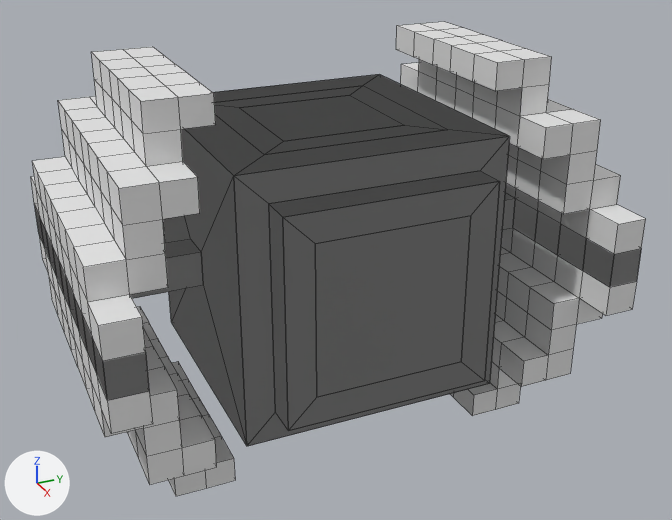
A saved change to the Blender file game_first/Assets/модельки/бленд модели/Дрон 2.blend.
Both versions are drawn from a camera (50 mm lens) standing at (6.19, -2.65, 2.9) and looking at (0.11, 0.08, -0.14). The axes (+X, +Y, +Z) are drawn at lower left. The lights are the same throughout. The first picture is the older version. Mesh edges are drawn as thin lines. Objects named as collision shapes, trigger or cutter boxes, shadow casters or lower levels of detail are left out.

Names of what the first picture shows: 'dron'.
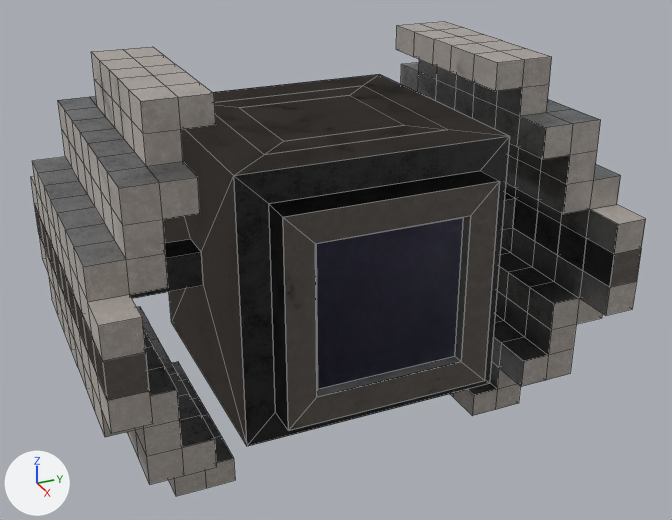
Where the newer file only moved an object's origin or applied its transform, the numbers keep the older frame.

Edits to the bpy script that builds the scene:
```text
Add mat_shadow_strong:
    mat_shadow_strong = bpy.data.materials.new('shadow strong')
    # nodes: BsdfMetallic, OutputMaterial, TexNoise, ValToRGB
    # colours: dark grey #333333, grey #8b8b8b
Add mat_main_color:
    mat_main_color = bpy.data.materials.new('main color ')
    # nodes: BsdfMetallic, OutputMaterial, TexNoise, ValToRGB
    # colours: grey #888888, white #ffffff
Add mat_shadow:
    mat_shadow = bpy.data.materials.new('shadow')
    # nodes: BsdfMetallic, OutputMaterial, TexNoise, ValToRGB
    # colours: dark grey #646464, grey #a4a4a4
Add mat_glass:
    mat_glass = bpy.data.materials.new('glass')
    mat_glass.use_nodes = True; mat_glass.node_tree.nodes.clear()
    _N = mat_glass.node_tree.nodes; _L = mat_glass.node_tree.links
    n0 = _N.new('ShaderNodeOutputMaterial'); n0.name = 'Material Output'
    n1 = _N.new('ShaderNodeBsdfGlass'); n1.name = 'Glass BSDF'
    n1.inputs[0].default_value = (0.894, 0.878, 1.0, 1.0)  # 'Color', white #f3f1ff
    n1.inputs[1].default_value = 0.2  # 'Roughness'
    n1.inputs[2].default_value = 0.8  # 'IOR'
    _L.new(n1.outputs[0], n0.inputs[0])  # 'BSDF' to 'Surface'
Change me_cube:
    used by ob_dron; location = (0.0, 0.0, 0.0)
    verts and faces of me_cube; kept vertices keep their numbers, new ones are numbered from 212
    before: 12 (1.24, 0.57, 0.57) at pixel (470, 215), 13 (1.24, 0.57, -0.57) at pixel (461, 361), 14 (1.24, -0.57, 0.57) at pixel (315, 243), 15 (1.24, -0.57, -0.57) at pixel (316, 397)
    remove me_cube.from_pydata(...)  # 212 vertices, 210 faces; spans x -1.38..1.39, y -1.97..1.0, z -1.0..1.46
    add me_cube.from_pydata(...)  # 216 vertices, 214 faces; spans x -1.38..1.39, y -1.97..1.0, z -1.0..1.46
    me_cube part 1
    add delete_faces([(12, 14, 15, 13)])
    add verts[212] = (1.19, 0.54, 0.54)  # pixel (463, 217)
    add verts[213] = (1.19, 0.54, -0.54)  # pixel (454, 356)
    add verts[214] = (1.19, -0.54, 0.54)  # pixel (316, 243)
    add verts[215] = (1.19, -0.54, -0.54)  # pixel (317, 389)
    add faces += [(12, 212, 213, 13), (13, 213, 215, 15), (14, 15, 215, 214), (12, 14, 214, 212)]  # mat_shadow
    add faces += [(212, 214, 215, 213)]  # mat_glass
    me_cube part 2: 119 faces spanning x -1.38..1.39, y -1.97..1.0, z -1.0..1.46 switch from mat_material (white #e7e7e7) to mat_main_color
    me_cube part 3: 71 faces spanning x -1.38..1.39, y -1.97..1.0, z -1.0..1.26 switch from mat_material (white #e7e7e7) to mat_shadow
    me_cube part 4: 19 faces spanning x -1.07..1.07, y -1.72..-1.03, z 0.37..1.26 switch from mat_material (white #e7e7e7) to mat_shadow_strong
    add me_cube.materials.append(mat_glass)
```

Where the change shows, as pixel boxes [x1, y1, x2, y2] in the pictures (672 x 520 px):
part 1 of me_cube, cut back: [315, 216, 471, 397] in both
part 2 of me_cube, recoloured: [31, 22, 646, 496] in both
part 3 of me_cube, recoloured: [32, 59, 620, 446] in both
part 4 of me_cube, recoloured: [137, 247, 578, 463] in both
